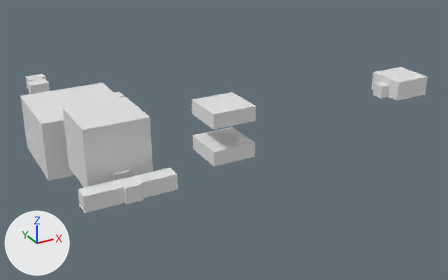
An edit to the glTF model asset/map04.glb, drawn before and after from the same camera.
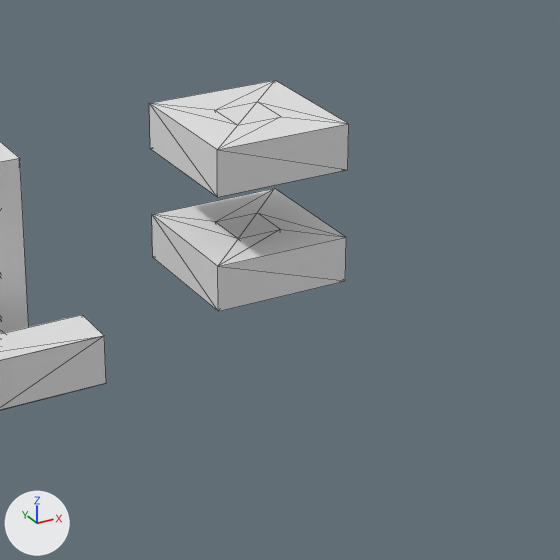
Each version appears first whole from a 50 mm lens placed at (-20.7, -80.1, 33.4), pointed at (22.9, -0.7, -6.3), and next in a close-up on the part from 32% to 72% of the width and 24% to 88% of the height. The lights are fixed; the arrows at lower left show +X, +Y and +Z. The close-ups show mesh edges as thin lines. Where no turn or scale is listed for an object, it has been applied to the vertices. Vertices at the same position are counted once.

The older version as bpy lines, for what is in view:
```python
me_cube_001 = bpy.data.meshes.new('Cube.001')
me_cube_001.from_pydata(...)  # 17 vertices, 24 faces; spans x -5.66..5.45, y -21.78..-19.38, z -1.0..1.0
me_cube_004 = bpy.data.meshes.new('Cube.004')
me_cube_004.from_pydata(...)  # 16 vertices, 36 faces; spans x 12.0..18.0, y -18.0..-12.0, z -1.0..1.0
# before: 0 (14.0, -16.0, -1.0), 1 (14.0, -16.0, 1.0) at pixel (238, 238), 4 (16.0, -16.0, -1.0), 5 (16.0, -16.0, 1.0) at pixel (280, 229), 8 (12.0, -18.0, -1.0) at pixel (218, 311)
# before: 9 (12.0, -18.0, 1.0) at pixel (217, 266), 12 (18.0, -18.0, -1.0) at pixel (345, 280), 13 (18.0, -18.0, 1.0) at pixel (346, 237)
me_cube_008 = bpy.data.meshes.new('Cube.008')
me_cube_008.from_pydata(...)  # 16 vertices, 36 faces; spans x 12.0..18.0, y -18.0..-12.0, z 4.0..6.0
# before: 0 (14.0, -16.0, 4.0), 1 (14.0, -16.0, 6.0) at pixel (237, 125), 4 (16.0, -16.0, 4.0), 5 (16.0, -16.0, 6.0) at pixel (281, 116), 8 (12.0, -18.0, 4.0) at pixel (217, 197)
# before: 9 (12.0, -18.0, 6.0) at pixel (217, 149), 12 (18.0, -18.0, 4.0) at pixel (347, 169), 13 (18.0, -18.0, 6.0) at pixel (348, 123)
ob_world_rota = bpy.data.objects.new('world_rotA', me_cube_004)
ob_world_rota.location = (0.0, 0.0, 0.0)
ob_world_rotb = bpy.data.objects.new('world_rotB', me_cube_008)
ob_world_rotb.location = (0.0, 0.0, 0.0)
ob_world_straight = bpy.data.objects.new('world_straight', me_cube_001)
ob_world_straight.location = (0.0, 0.0, 0.0)
# also in view: 'world_cube' at (0.1, -13.7, 3.0)
```
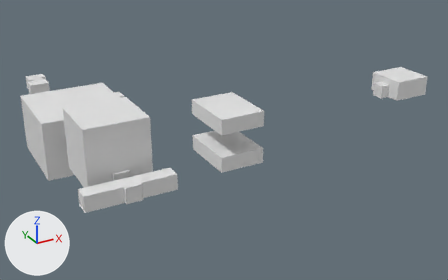
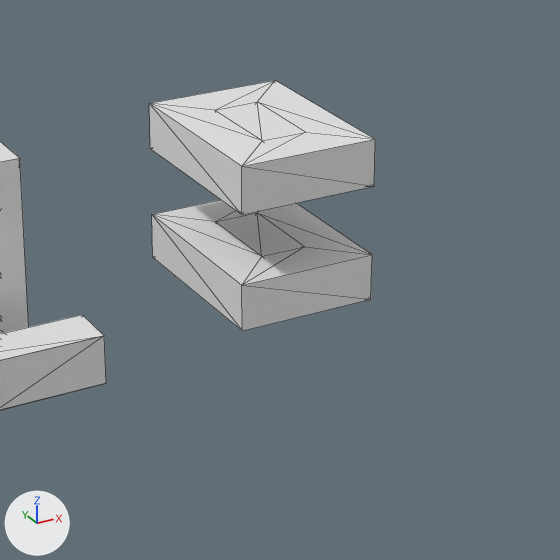
What changed in the scene script:
```text
Change me_cube_004:
    where me_cube_004.from_pydata(...)  # 16 vertices, 36 faces; spans x 12.0..18.0, y -18.0..-12.0, z -1.0..1.0
    used by ob_world_rota; location = (0.0, 0.0, 0.0)
    me_cube_004 part 1
    add for i in [0, 1, 4, 5, 8, 9, 12, 13]: me_cube_004.vertices[i].co += Vector((0.0, -2.0, 0.0))
Change me_cube_008:
    where me_cube_008.from_pydata(...)  # 16 vertices, 36 faces; spans x 12.0..18.0, y -18.0..-12.0, z 4.0..6.0
    used by ob_world_rotb; location = (0.0, 0.0, 0.0)
    me_cube_008 part 2
    add for i in [0, 1, 4, 5, 8, 9, 12, 13]: me_cube_008.vertices[i].co += Vector((0.0, -2.0, 0.0))
```

Changed parts and their boxes (x1, y1, x2, y2) in the close-ups (560 x 560 px; the box of a moved part takes in the faces that stretch with it):
'world_rotA', reshaped (13% wider, 7% taller)
    before: (152, 189, 346, 311)
    after: (152, 200, 372, 331)
'world_rotB', reshaped (13% wider, 15% taller)
    before: (149, 80, 349, 197)
    after: (149, 80, 375, 215)
part 1 of me_cube_004, moved or reshaped
    before: (153, 189, 346, 311)
    after: (153, 203, 372, 331)
